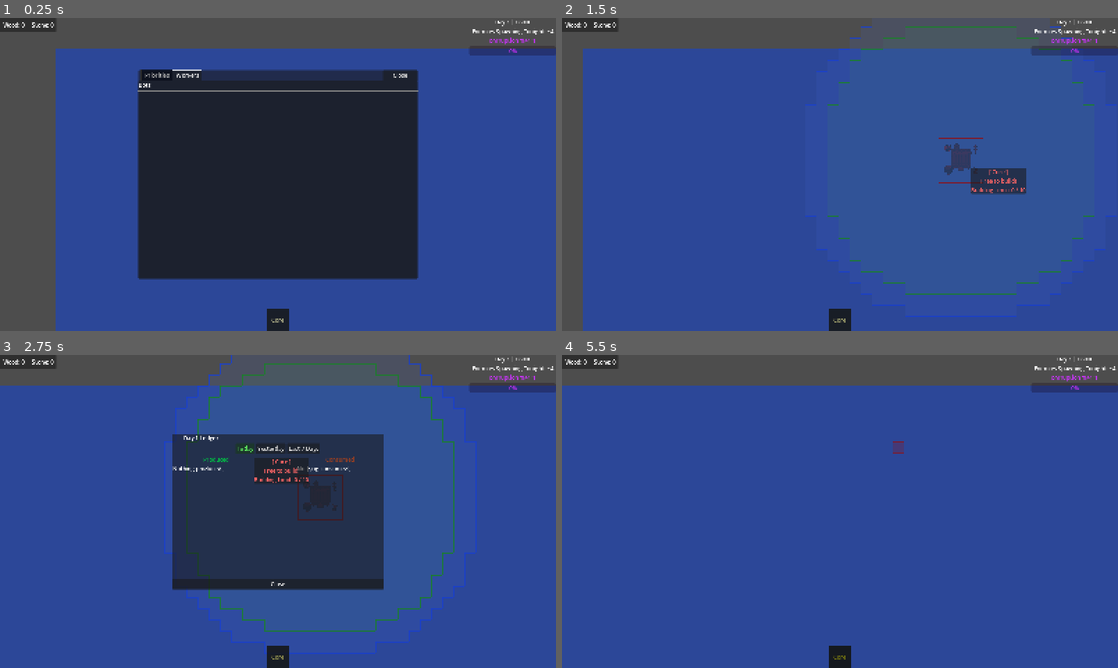
Above: before the commit, frames 1-4 (two rows, left to right).
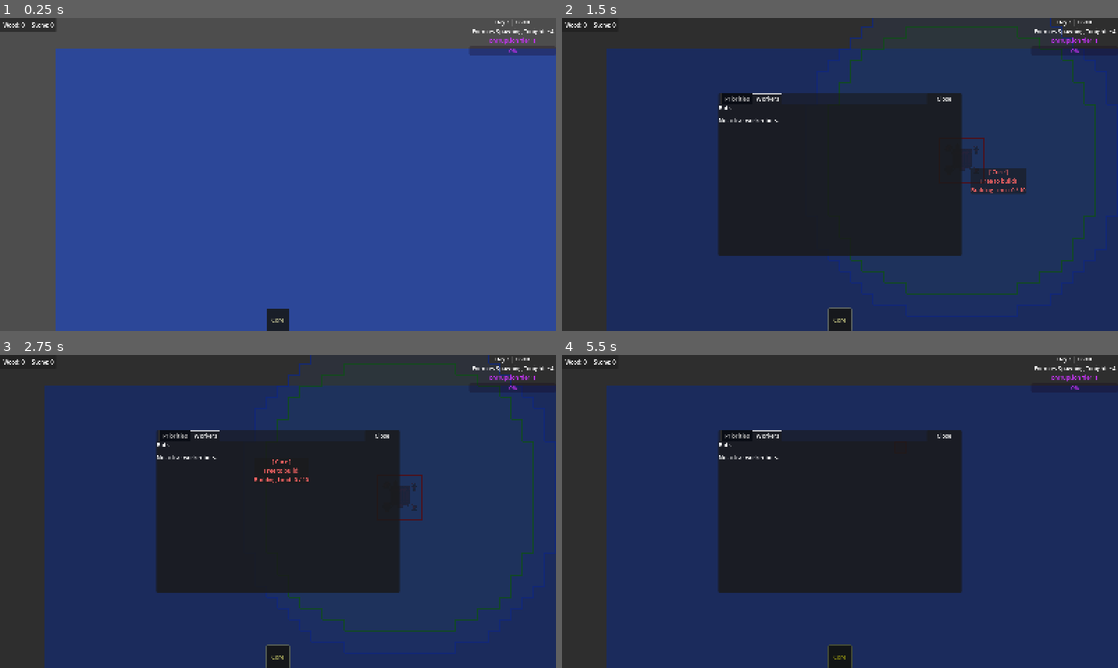
Above: after the commit, the same moments.

Repository: ColdTerror/Core-and-Conveyor
Game: Godot game, scene res://scenes/level.tscn
The game is run twice, just before and just after one commit, with the same random seed, the same clock (stepped at 60 frames per second) and the same inputs. The engine's default icon, where the game draws it, is replaced by a stand-in: a white triangle on a blue panel in a dark square.
Inputs (mouse positions are in pixels of both pictures, inside the frame that each line leads up to):
- Up to frame 1 (0.25 s): no input
- Up to frame 2 (1.5 s): click "Core" at 0.5 s; tap Enter at 1.25 s; move the mouse to (962, 158) at 1.27 s; hold Right (ui_right) from 1.28 s (still down); tap P at 1.35 s; click (962, 158) at 1.42 s
- Up to frame 3 (2.75 s): tap L at 1.55 s; release Right (ui_right) at 2 s; click (244, 448) at 2 s, where only the run before the commit has a clickable "Today"
- Up to frame 4 (5.5 s): click (834, 448) at 2.75 s, where only the run before the commit has a clickable "Yesterday"; click (867, 448) at 3.5 s, where only the run before the commit has a clickable "Last 7 Days"; tap Space at 4.25 s; drag from (728, 527) to (812, 574) at 4.27 s; move the mouse to (895, 442) at 5.02 s; hold Right (ui_right) from 5.03 s (still down); hold X (deconstruct_hotkey) from 5.03 s (still down); tap L at 5.3 s

The runs differ from the first frame. In frame 1, 34% of the frame differs, in the area x 24-96%, y 2-84%; in frame 2, 98%; in frame 3, 96%; in frame 4, 99%, in the area x 0-100%, y 0-100%.

Commit message:
Modal menus, management UI & bot list updates
Convert the Management and Statistics menus to Control-based modal popups with a semi-opaque InputBlocker and repositioned PanelContainer content. Rename PriorityMenu to ManagementMenu in the level scene and update Level.gd references and shortcut handling. management_menu.gd: change to extends Control, update node paths, add close button, focus handling, GameState.is_menu_open gating, and implement live updates with a soft/hard rebuild strategy for the worker bot list (bot_status_labels tracking, periodic _process refresh, and follow behavior). statistics_menu.gd: change to extends Control, update node paths, and gate open/close via GameState.is_menu_open. Update kanban_tasks_data: move/add task UUIDs and add several new task entries. These changes make menus modal, reduce input conflicts, and improve worker UI performance and correctness.

Diff:
--- a/scenes/level.tscn
+++ b/scenes/level.tscn
@@ -170,7 +170,7 @@
 offset_bottom = 81.0
 grow_horizontal = 2
 
-[node name="PriorityMenu" parent="CanvasLayer/Popup_Layer" unique_id=1030070791 node_paths=PackedStringArray("building_manager") instance=ExtResource("36_c1pbi")]
+[node name="ManagementMenu" parent="CanvasLayer/Popup_Layer" unique_id=1030070791 node_paths=PackedStringArray("building_manager") instance=ExtResource("36_c1pbi")]
 layout_mode = 1
 offset_left = -402.0
 offset_top = -300.0
--- a/scenes/ui/management_menu.tscn
+++ b/scenes/ui/management_menu.tscn
@@ -2,85 +2,102 @@
 
 [ext_resource type="Script" uid="uid://ctedoygpx45hx" path="res://scripts/UI/management_menu.gd" id="1_ui8jo"]
 
-[node name="ManagementMenu" type="PanelContainer" unique_id=1030070791]
-custom_minimum_size = Vector2(600, 400)
+[node name="ManagementMenu" type="Control" unique_id=286307571]
+layout_mode = 3
+anchors_preset = 15
+anchor_right = 1.0
+anchor_bottom = 1.0
+grow_horizontal = 2
+grow_vertical = 2
+script = ExtResource("1_ui8jo")
+
+[node name="InputBlocker" type="ColorRect" parent="." unique_id=533774595]
+layout_mode = 1
+anchors_preset = 15
+anchor_right = 1.0
+anchor_bottom = 1.0
+grow_horizontal = 2
+grow_vertical = 2
+color = Color(0, 0, 0, 0.39215687)
+
+[node name="PanelContainer" type="PanelContainer" parent="." unique_id=1687833155]
+layout_mode = 1
 anchors_preset = 8
 anchor_left = 0.5
 anchor_top = 0.5
 anchor_right = 0.5
 anchor_bottom = 0.5
-offset_left = -109.0
-offset_top = -21.5
-offset_right = 109.0
-offset_bottom = 21.5
+offset_left = -350.0
+offset_top = -233.0
+offset_right = 350.0
+offset_bottom = 233.0
 grow_horizontal = 2
 grow_vertical = 2
-script = ExtResource("1_ui8jo")
 
-[node name="TabContainer" type="TabContainer" parent="." unique_id=466723622]
+[node name="TabContainer" type="TabContainer" parent="PanelContainer" unique_id=466723622]
 layout_mode = 2
 current_tab = 1
 
-[node name="Priorities" type="MarginContainer" parent="TabContainer" unique_id=1696144382]
+[node name="Priorities" type="MarginContainer" parent="PanelContainer/TabContainer" unique_id=1696144382]
 visible = false
 layout_mode = 2
 metadata/_tab_index = 0
 
-[node name="VBoxContainer" type="VBoxContainer" parent="TabContainer/Priorities" unique_id=1417829691]
+[node name="VBoxContainer" type="VBoxContainer" parent="PanelContainer/TabContainer/Priorities" unique_id=1417829691]
 layout_mode = 2
 
-[node name="Header" type="HBoxContainer" parent="TabContainer/Priorities/VBoxContainer" unique_id=304942268]
+[node name="Header" type="HBoxContainer" parent="PanelContainer/TabContainer/Priorities/VBoxContainer" unique_id=304942268]
 layout_mode = 2
 
-[node name="Label" type="Label" parent="TabContainer/Priorities/VBoxContainer/Header" unique_id=1502384625]
+[node name="Label" type="Label" parent="PanelContainer/TabContainer/Priorities/VBoxContainer/Header" unique_id=1502384625]
 custom_minimum_size = Vector2(700, 0)
 layout_mode = 2
 text = " Global Task Priorities"
 
-[node name="HSeparator" type="HSeparator" parent="TabContainer/Priorities/VBoxContainer" unique_id=155545421]
+[node name="HSeparator" type="HSeparator" parent="PanelContainer/TabContainer/Priorities/VBoxContainer" unique_id=155545421]
 layout_mode = 2
 
-[node name="ScrollContainer" type="ScrollContainer" parent="TabContainer/Priorities/VBoxContainer" unique_id=2046592532]
+[node name="ScrollContainer" type="ScrollContainer" parent="PanelContainer/TabContainer/Priorities/VBoxContainer" unique_id=2046592532]
 custom_minimum_size = Vector2(0, 400)
 layout_mode = 2
 size_flags_vertical = 3
 horizontal_scroll_mode = 0
 
-[node name="ListContainer" type="VBoxContainer" parent="TabContainer/Priorities/VBoxContainer/ScrollContainer" unique_id=55897273]
+[node name="ListContainer" type="VBoxContainer" parent="PanelContainer/TabContainer/Priorities/VBoxContainer/ScrollContainer" unique_id=55897273]
 layout_mode = 2
 size_flags_horizontal = 3
 size_flags_vertical = 3
 
-[node name="Workers" type="MarginContainer" parent="TabContainer" unique_id=635120371]
+[node name="Workers" type="MarginContainer" parent="PanelContainer/TabContainer" unique_id=635120371]
 layout_mode = 2
 metadata/_tab_index = 1
 
-[node name="VBoxContainer" type="VBoxContainer" parent="TabContainer/Workers" unique_id=353205003]
+[node name="VBoxContainer" type="VBoxContainer" parent="PanelContainer/TabContainer/Workers" unique_id=353205003]
 layout_mode = 2
 
-[node name="Header" type="HBoxContainer" parent="TabContainer/Workers/VBoxContainer" unique_id=1016422107]
+[node name="Header" type="HBoxContainer" parent="PanelContainer/TabContainer/Workers/VBoxContainer" unique_id=1016422107]
 layout_mode = 2
 
-[node name="Label" type="Label" parent="TabContainer/Workers/VBoxContainer/Header" unique_id=1883700128]
+[node name="Label" type="Label" parent="PanelContainer/TabContainer/Workers/VBoxContainer/Header" unique_id=1883700128]
 custom_minimum_size = Vector2(700, 0)
 layout_mode = 2
 text = "Bots"
 
-[node name="HSeparator" type="HSeparator" parent="TabContainer/Workers/VBoxContainer" unique_id=876883958]
+[node name="HSeparator" type="HSeparator" parent="PanelContainer/TabContainer/Workers/VBoxContainer" unique_id=876883958]
 layout_mode = 2
 
-[node name="ScrollContainer" type="ScrollContainer" parent="TabContainer/Workers/VBoxContainer" unique_id=1212884148]
+[node name="ScrollContainer" type="ScrollContainer" parent="PanelContainer/TabContainer/Workers/VBoxContainer" unique_id=1212884148]
 custom_minimum_size = Vector2(0, 400)
 layout_mode = 2
 size_flags_vertical = 3
 horizontal_scroll_mode = 0
 
-[node name="ListContainer" type="VBoxContainer" parent="TabContainer/Workers/VBoxContainer/ScrollContainer" unique_id=1540172013]
+[node name="ListContainer" type="VBoxContainer" parent="PanelContainer/TabContainer/Workers/VBoxContainer/ScrollContainer" unique_id=1540172013]
 layout_mode = 2
 size_flags_horizontal = 3
 size_flags_vertical = 3
 
-[node name="Close" type="Button" parent="." unique_id=766048388]
+[node name="Close" type="Button" parent="PanelContainer" unique_id=766048388]
 custom_minimum_size = Vector2(100, 0)
 layout_mode = 2
 size_flags_horizontal = 8
--- a/scenes/ui/statistics_menu.tscn
+++ b/scenes/ui/statistics_menu.tscn
@@ -2,77 +2,100 @@
 
 [ext_resource type="Script" uid="uid://ifv4oeufom4d" path="res://scripts/UI/statistics_menu.gd" id="1_qa3xb"]
 
-[node name="StatisticsMenu" type="PanelContainer" unique_id=1030070791]
-custom_minimum_size = Vector2(600, 400)
+[node name="StatisticsMenu" type="Control" unique_id=1276256103]
+layout_mode = 3
+anchors_preset = 15
+anchor_right = 1.0
+anchor_bottom = 1.0
+grow_horizontal = 2
+grow_vertical = 2
+script = ExtResource("1_qa3xb")
+
+[node name="InputBlocker" type="ColorRect" parent="." unique_id=38670079]
+layout_mode = 1
+anchors_preset = 15
+anchor_right = 1.0
+anchor_bottom = 1.0
+grow_horizontal = 2
+grow_vertical = 2
+color = Color(0, 0, 0, 0.39215687)
+
+[node name="PanelContainer" type="PanelContainer" parent="." unique_id=1129098050]
+layout_mode = 1
 anchors_preset = 8
 anchor_left = 0.5
 anchor_top = 0.5
 anchor_right = 0.5
 anchor_bottom = 0.5
-offset_left = -109.0
-offset_top = -21.5
-offset_right = 109.0
-offset_bottom = 21.5
+offset_left = -304.0
+offset_top = -223.5
+offset_right = 304.0
+offset_bottom = 223.5
 grow_horizontal = 2
 grow_vertical = 2
-script = ExtResource("1_qa3xb")
 
-[node name="MainVBox" type="VBoxContainer" parent="." unique_id=830850408]
+[node name="MainVBox" type="VBoxContainer" parent="PanelContainer" unique_id=830850408]
 layout_mode = 2
 
-[node name="TitleLabel" type="Label" parent="MainVBox" unique_id=453689448]
+[node name="TitleLabel" type="Label" parent="PanelContainer/MainVBox" unique_id=453689448]
 layout_mode = 2
 text = "Day X Ledger"
 
-[node name="TabRow" type="HBoxContainer" parent="MainVBox" unique_id=965048955]
+[node name="HSeparator2" type="HSeparator" parent="PanelContainer/MainVBox" unique_id=625891282]
+layout_mode = 2
+
+[node name="TabRow" type="HBoxContainer" parent="PanelContainer/MainVBox" unique_id=965048955]
 layout_mode = 2
 alignment = 1
 
-[node name="BtnToday" type="Button" parent="MainVBox/TabRow" unique_id=1303940716]
+[node name="BtnToday" type="Button" parent="PanelContainer/MainVBox/TabRow" unique_id=1303940716]
 layout_mode = 2
 text = "Today"
 
-[node name="BtnYesterday" type="Button" parent="MainVBox/TabRow" unique_id=130271760]
+[node name="BtnYesterday" type="Button" parent="PanelContainer/MainVBox/TabRow" unique_id=130271760]
 layout_mode = 2
 text = "Yesterday"
 
-[node name="BtnWeek" type="Button" parent="MainVBox/TabRow" unique_id=1854095799]
+[node name="BtnWeek" type="Button" parent="PanelContainer/MainVBox/TabRow" unique_id=1854095799]
 layout_mode = 2
 text = "Last 7 Days"
 
-[node name="Columns" type="HBoxContainer" parent="MainVBox" unique_id=850947162]
+[node name="HSeparator" type="HSeparator" parent="PanelContainer/MainVBox" unique_id=1947715225]
 layout_mode = 2
 
-[node name="ProdColumn" type="VBoxContainer" parent="MainVBox/Columns" unique_id=370293841]
+[node name="Columns" type="HBoxContainer" parent="PanelContainer/MainVBox" unique_id=850947162]
+layout_mode = 2
+
+[node name="ProdColumn" type="VBoxContainer" parent="PanelContainer/MainVBox/Columns" unique_id=370293841]
 custom_minimum_size = Vector2(250, 350)
 layout_mode = 2
 
-[node name="Produced" type="Label" parent="MainVBox/Columns/ProdColumn" unique_id=410401109]
+[node name="Produced" type="Label" parent="PanelContainer/MainVBox/Columns/ProdColumn" unique_id=410401109]
 self_modulate = Color(0, 0.7422176, 0.26779655, 1)
 layout_mode = 2
 text = "Produced"
 horizontal_alignment = 1
 
-[node name="ProdList" type="VBoxContainer" parent="MainVBox/Columns/ProdColumn" unique_id=729447128]
+[node name="ProdList" type="VBoxContainer" parent="PanelContainer/MainVBox/Columns/ProdColumn" unique_id=729447128]
 layout_mode = 2
 
-[node name="VSeparator" type="VSeparator" parent="MainVBox/Columns" unique_id=1871361800]
+[node name="VSeparator" type="VSeparator" parent="PanelContainer/MainVBox/Columns" unique_id=1871361800]
 custom_minimum_size = Vector2(100, 0)
 layout_mode = 2
 
-[node name="ConsColumn" type="VBoxContainer" parent="MainVBox/Columns" unique_id=1623314880]
+[node name="ConsColumn" type="VBoxContainer" parent="PanelContainer/MainVBox/Columns" unique_id=1623314880]
 custom_minimum_size = Vector2(250, 350)
 layout_mode = 2
 
-[node name="Consumed" type="Label" parent="MainVBox/Columns/ConsColumn" unique_id=979922047]
+[node name="Consumed" type="Label" parent="PanelContainer/MainVBox/Columns/ConsColumn" unique_id=979922047]
 self_modulate = Color(0.60697764, 0.24610785, 0.12940735, 1)
 layout_mode = 2
 text = "Consumed"
 horizontal_alignment = 1
 
-[node name="ConsList" type="VBoxContainer" parent="MainVBox/Columns/ConsColumn" unique_id=593286121]
+[node name="ConsList" type="VBoxContainer" parent="PanelContainer/MainVBox/Columns/ConsColumn" unique_id=593286121]
 layout_mode = 2
 
-[node name="CloseButton" type="Button" parent="MainVBox" unique_id=250536759]
+[node name="CloseButton" type="Button" parent="PanelContainer/MainVBox" unique_id=250536759]
 layout_mode = 2
 text = "Close"
--- a/scripts/Managers/Level.gd
+++ b/scripts/Managers/Level.gd
@@ -10,7 +10,7 @@
 @onready var hover_menu := $CanvasLayer/Popup_Layer/HoverMenu
 @onready var hotbar = $CanvasLayer/Hud_Layer/HotBar_UI
 @onready var detail_menu = $CanvasLayer/Popup_Layer/DetailMenu
-@onready var priority_menu = $CanvasLayer/Popup_Layer/PriorityMenu
+@onready var management_menu = $CanvasLayer/Popup_Layer/ManagementMenu
 @onready var stat_menu = $CanvasLayer/Popup_Layer/StatisticsMenu
 
 @onready var building_manager: BuildingManager = $BuildingManager
@@ -152,7 +152,7 @@
 				print("Entered Terrain Mode")
 
 		if event.keycode == KEY_P:
-			priority_menu.toggle_menu()
+			management_menu.toggle_menu()
 			get_viewport().set_input_as_handled()
 		if event.keycode == KEY_L:
 			stat_menu.toggle_menu()
--- a/scripts/UI/management_menu.gd
+++ b/scripts/UI/management_menu.gd
@@ -1,4 +1,4 @@
-extends PanelContainer
+extends Control
 # ==========================================
 # MANAGEMENT MENU (Priorities & Workers)
 # ==========================================
@@ -6,57 +6,76 @@
 @export var building_manager: BuildingManager
 
 # --- UI REFERENCES ---
-@onready var tab_container = $TabContainer
+@onready var tab_container = $PanelContainer/TabContainer
 
 # Priorities Tab
-@onready var priority_list_container = $TabContainer/Priorities/VBoxContainer/ScrollContainer/ListContainer
+@onready var priority_list_container = $PanelContainer/TabContainer/Priorities/VBoxContainer/ScrollContainer/ListContainer
 
 # Workers Tab
-@onready var bot_list_container = $TabContainer/Workers/VBoxContainer/ScrollContainer/ListContainer
-
-@onready var close_button = $Close
+@onready var bot_list_container = $PanelContainer/TabContainer/Workers/VBoxContainer/ScrollContainer/ListContainer
+
+# Floating Close Button
+@onready var close_button = $PanelContainer/Close
+
+# --- LIVE UPDATE TRACKING ---
+var update_timer: float = 0.0
+var update_interval: float = 0.5
+var bot_status_labels: Dictionary = {}
+
 func _ready():
-	#hide()
+	hide()
 
 	if close_button:
 		close_button.pressed.connect(close_menu)
 
 	if tab_container:
+		tab_container.focus_mode = Control.FOCUS_NONE
+
 		var tab_bar = tab_container.get_tab_bar()
-
+		tab_bar.focus_mode = Control.FOCUS_NONE
 		tab_bar.tab_clicked.connect(_on_tab_clicked)
 
+func _process(delta):
+	# Only refresh the live data if the menu is actually open
+	if not visible:
+		return
+
+	update_timer -= delta
+
+	if update_timer <= 0.0:
+		update_timer = update_interval
+
+		# ONLY run the soft update if they are looking at the Workers tab!
+		if tab_container and tab_container.current_tab == 1:
+			_refresh_bot_tab(false) # Soft update = false
 
 func _on_tab_clicked(tab_index):
-	# 1. Stop the TabContainer from automatically handling the click for a second
-	# and manually store what the user WANTED to click.
 	var target_tab = tab_index
 
-	# 2. Perform the refresh
 	if target_tab == 0:
 		_refresh_priority_tab()
 	elif target_tab == 1:
-		_refresh_bot_tab()
-
-	# 3. FORCE the tab to stay on the index the user clicked
-	# We use call_deferred to make sure this is the LAST thing that happens this frame
+		_refresh_bot_tab(true) # Force rebuild = true
+
+	# Force the tab to stay on the index the user clicked
 	tab_container.call_deferred("set_current_tab", target_tab)
 
 func toggle_menu():
 	if visible:
 		close_menu()
 	else:
-		open_menu()
+		if not GameState.is_menu_open:
+			open_menu()
 
 func open_menu():
+	GameState.is_menu_open = true
 	_refresh_priority_tab()
-	_refresh_bot_tab()
+	_refresh_bot_tab(true) # Force rebuild when opening
 	show()
 
 func close_menu():
+	GameState.is_menu_open = false
 	hide()
-
-
 
 # ==========================================
 # PRIORITIES TAB LOGIC
@@ -100,7 +119,7 @@
 	# --- DEDICATED RANK LABEL ---
 	var rank_label = Label.new()
 	rank_label.text = str(rank) + "."
-	rank_label.custom_minimum_size = Vector2(30, 0) # Keeps alignment locked for double digits
+	rank_label.custom_minimum_size = Vector2(30, 0)
 	rank_label.horizontal_alignment = HORIZONTAL_ALIGNMENT_LEFT
 
 	# --- NAME BUTTON ---
@@ -147,16 +166,28 @@
 # WORKERS TAB LOGIC
 # ==========================================
 
-func _refresh_bot_tab():
+func _refresh_bot_tab(force_rebuild: bool = false):
 	if not bot_list_container: return
 
-	# 1. Clean up old UI rows
+	var bots = get_tree().get_nodes_in_group("Bots")
+
+	# 1. Hard Rebuild if forced (tab clicked/menu opened) OR if a bot was born/died
+	if force_rebuild or bots.size() != bot_status_labels.size():
+		_rebuild_bot_list(bots)
+	else:
+		# 2. Soft Update! Change the text without deleting the buttons
+		for bot in bots:
+			if bot_status_labels.has(bot) and is_instance_valid(bot_status_labels[bot]):
+				if bot.has_method("get_inventory_info"):
+					var info = bot.get_inventory_info()
+					var new_text = "Task: %s | Carrying: %s" % [info.get("Target", "Idle"), info.get("Carrying", "Nothing")]
+					bot_status_labels[bot].text = new_text
+
+func _rebuild_bot_list(bots: Array):
+	# Clean up old UI rows and reset tracking
+	bot_status_labels.clear()
 	for child in bot_list_container.get_children():
 		child.queue_free()
-
-	# 2. Find all the bots currently in the world (Make sure your bots are in the "Workers" group!)
-	var bots = get_tree().get_nodes_in_group("Bots")
-	var bot_index = 1
 
 	if bots.is_empty():
 		var empty_label = Label.new()
@@ -164,7 +195,7 @@
 		bot_list_container.add_child(empty_label)
 		return
 
-	# 3. Build a row for each bot
+	var bot_index = 1
 	for bot in bots:
 		var row = HBoxContainer.new()
 		row.alignment = BoxContainer.ALIGNMENT_CENTER
@@ -176,12 +207,15 @@
 
 		# --- STATUS ---
 		var status_label = Label.new()
+		status_label.size_flags_horizontal = Control.SIZE_EXPAND_FILL
 		if bot.has_method("get_inventory_info"):
 			var info = bot.get_inventory_info()
 			status_label.text = "Task: %s | Carrying: %s" % [info.get("Target", "Idle"), info.get("Carrying", "Nothing")]
 		else:
 			status_label.text = "Task: Unknown"
-		status_label.size_flags_horizontal = Control.SIZE_EXPAND_FILL
+
+		# SAVE LABEL IN DICTIONARY
+		bot_status_labels[bot] = status_label
 
 		# --- FOLLOW BUTTON ---
 		var follow_btn = Button.new()
@@ -192,18 +226,15 @@
 			var cam = get_tree().get_first_node_in_group("Camera")
 			if cam and cam.has_method("set_follow_target"):
 				cam.set_follow_target(bot)
-			close_menu() # Close the menu to see the bot immediately!
+			close_menu()
 		)
 
-		# Assemble the row
 		row.add_child(name_label)
 		row.add_child(status_label)
 		row.add_child(follow_btn)
 
-		var separator = HSeparator.new()
-
 		bot_list_container.add_child(row)
-		bot_list_container.add_child(separator)
+		bot_list_container.add_child(HSeparator.new())
 
 		bot_index += 1
 
--- a/scripts/UI/statistics_menu.gd
+++ b/scripts/UI/statistics_menu.gd
@@ -1,15 +1,15 @@
-extends PanelContainer
+extends Control
 #stat menu
 
 @export var time_manager: TimeManager
 
-@onready var title_label = $MainVBox/TitleLabel
-@onready var btn_today = $MainVBox/TabRow/BtnToday
-@onready var btn_yesterday = $MainVBox/TabRow/BtnYesterday
-@onready var btn_week = $MainVBox/TabRow/BtnWeek
-@onready var prod_list = $MainVBox/Columns/ProdColumn/ProdList
-@onready var cons_list = $MainVBox/Columns/ConsColumn/ConsList
-@onready var close_button = $MainVBox/CloseButton
+@onready var title_label = $PanelContainer/MainVBox/TitleLabel
+@onready var btn_today = $PanelContainer/MainVBox/TabRow/BtnToday
+@onready var btn_yesterday = $PanelContainer/MainVBox/TabRow/BtnYesterday
+@onready var btn_week = $PanelContainer/MainVBox/TabRow/BtnWeek
+@onready var prod_list = $PanelContainer/MainVBox/Columns/ProdColumn/ProdList
+@onready var cons_list = $PanelContainer/MainVBox/Columns/ConsColumn/ConsList
+@onready var close_button = $PanelContainer/MainVBox/CloseButton
 
 enum ViewMode { TODAY, YESTERDAY, WEEK }
 var current_mode: ViewMode = ViewMode.TODAY
@@ -26,10 +26,14 @@
 		EconomyManager.stats_updated.connect(refresh_ui)
 
 func toggle_menu():
-	if visible: hide()
+	if visible:
+		GameState.is_menu_open = false
+		hide()
 	else:
-		refresh_ui()
-		show()
+		if not GameState.is_menu_open:
+			GameState.is_menu_open = true
+			refresh_ui()
+			show()
 
 func _set_mode(new_mode: ViewMode):
 	current_mode = new_mode
Not shown, changed: kanban_tasks_data.kanban
